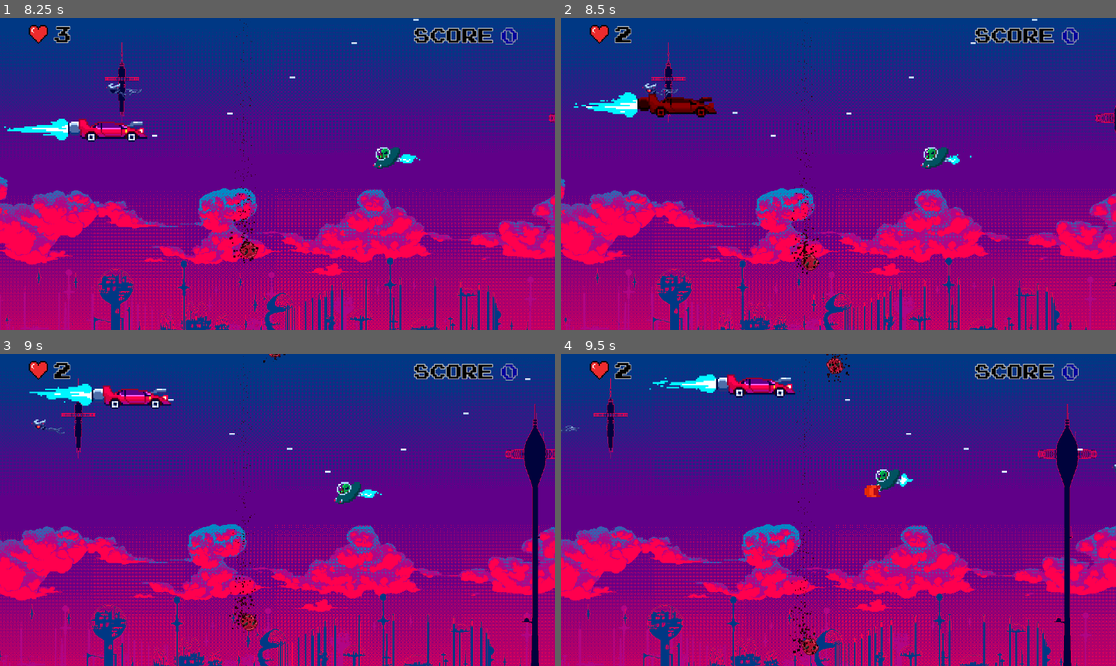
Above: before the commit, frames 1-4 (two rows, left to right).
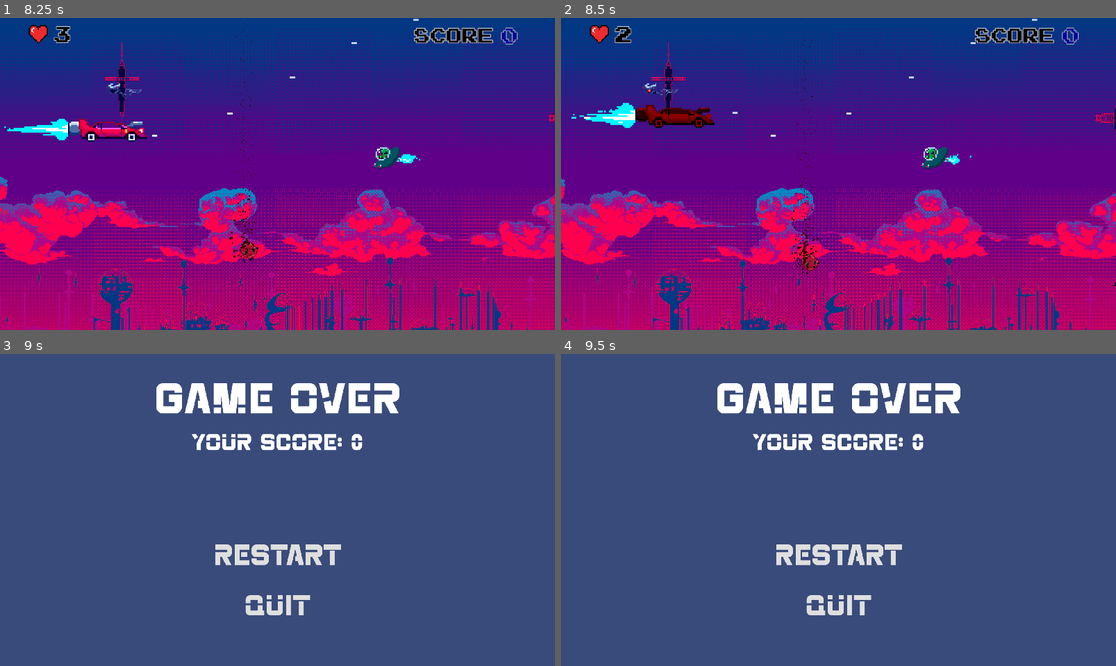
Above: after the commit, the same moments.

Repository: P0ddy/Project-Bentley
Game: Godot game, scene res://Scenes/Menu/main_menu.tscn
Same seed, same stepped clock (60 frames per second), same inputs: the game is played once before the commit and once after it. Sound files missing from this copy of the repository are replaced by a short silence.
Inputs:
- Up to frame 1 (8.25 s): click "Start" at 0.5 s; click "<--" at 1.25 s; click "-->" at 2 s; click "Select" at 2.75 s; hold Space (shoot) 3.53-4.28 s; hold W (up) 3.53-5.03 s; tap Space (shoot) at 4.35, 5.85, 7.35 s; hold Space (shoot) 5.03-5.78 s; hold A (left) 5.03-6.53 s; hold S (down) 6.53-7.28 s; hold Space (shoot) 6.53-7.28 s; hold D (right) 7.28-8.03 s; hold W (up) from 8.03 s (still down); hold Space (shoot) from 8.03 s (still down)
- Up to frame 2 (8.5 s): keep holding W (up); keep holding Space (shoot)
- Up to frame 3 (9 s): release W (up) at 8.78 s; release Space (shoot) at 8.78 s; hold D (right) from 8.78 s (still down); tap Space (shoot) at 8.85 s
- Up to frame 4 (9.5 s): keep holding D (right)

Frame 1 is identical in both runs. In frame 2, 1.8% of the frame differs, in the area x 1-29%, y 23-36%; in frame 3, 100%, in the area x 0-100%, y 0-100%; in frame 4, 100%.

Commit message:
Fixing Knockback

Diff:
--- a/Scenes/MainScene/player.gd
+++ b/Scenes/MainScene/player.gd
@@ -88,5 +88,5 @@
 	move_and_slide()
 
 func _on_area_2d_body_entered(body):
-	if body.get("NAME") == "meteor":
+	if body.get("NAME") == "meteor" or body.get ("NAME") == "Vel":
 		knockback()
--- a/Scenes/MainScene/vel.gd
+++ b/Scenes/MainScene/vel.gd
@@ -1,4 +1,6 @@
 extends CharacterBody2D
+
+const NAME = "Vel"
 
 var Explosion = preload("res://Scenes/MainScene/explosion.tscn")
 
Not shown: 1 places in Scenes/Menu/character_select.tscn that only renumber resources
